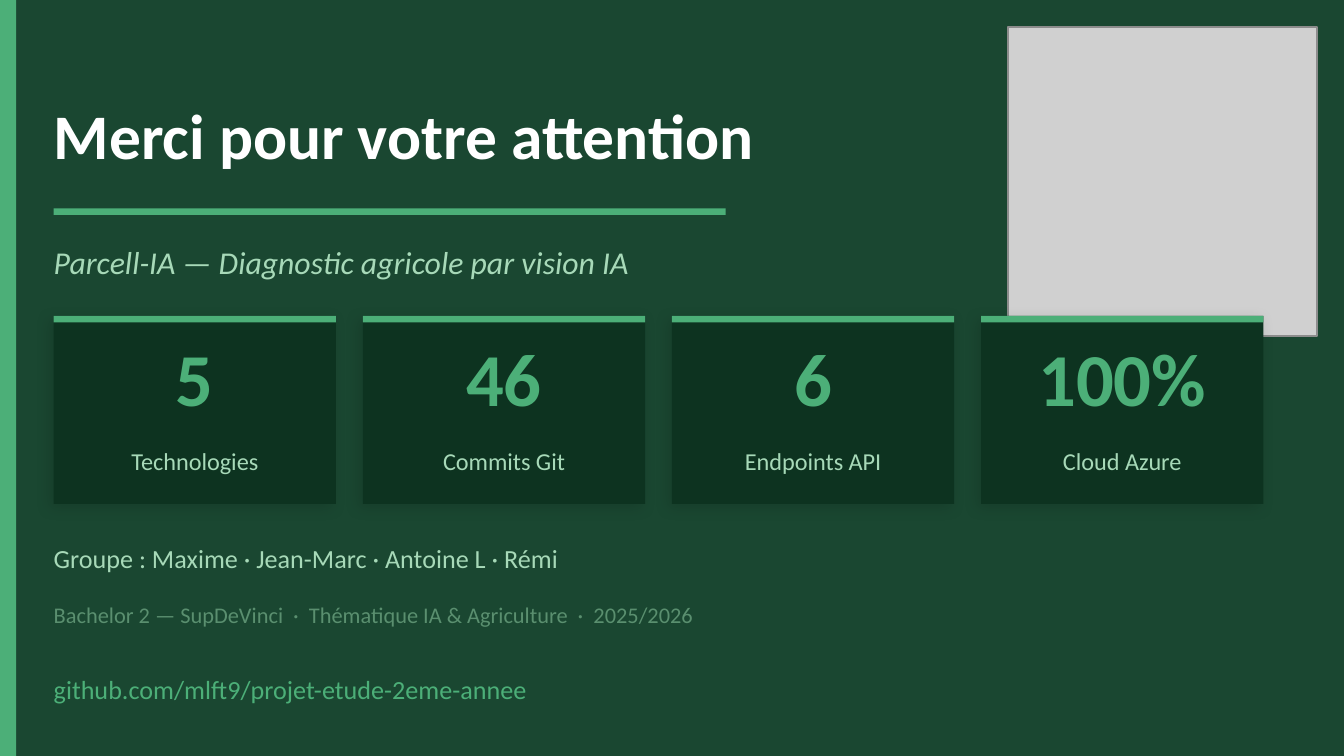
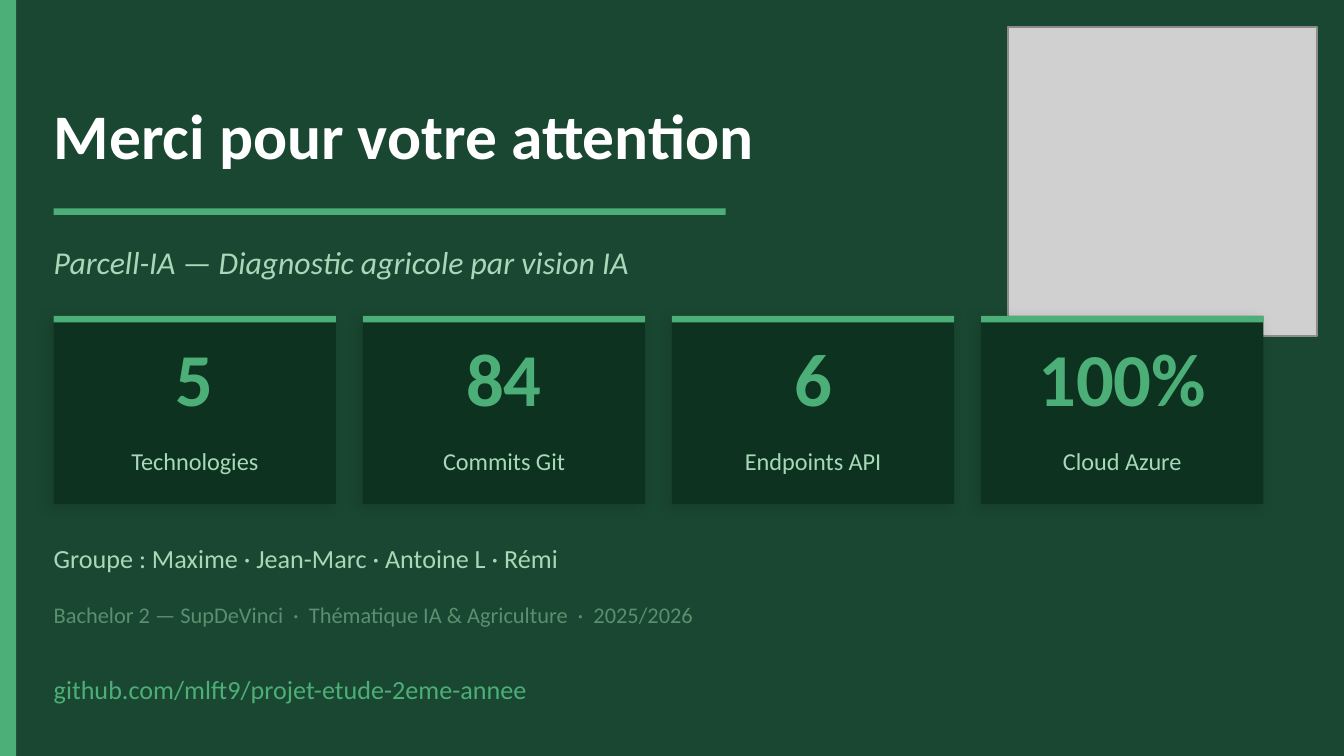
Before and after one commit to mlft9/projet-etude-2eme-annee, a slide deck: slide 10 of sujet/Parcell-IA-Presentation.pptx. Drawn at 1344x756 pixels with LibreOffice and Linux fonts; fonts in the diff are those of the drawing; grey boxes stand for pictures. Boxes give left, top, right and bottom in pixels: in the first picture for what was removed or moved away, otherwise in the second. Text is boxed around its words. In the diff, an @@ line names an element or a change of style, - is before the commit and + after.

```diff
--- a/sujet/Parcell-IA-Presentation.pptx
+++ b/sujet/Parcell-IA-Presentation.pptx
@@ text at (466, 354, 542, 407): text changed @@
-46
+84
```
Also in this commit, not shown: 6 other slides changed, 1 other file.
